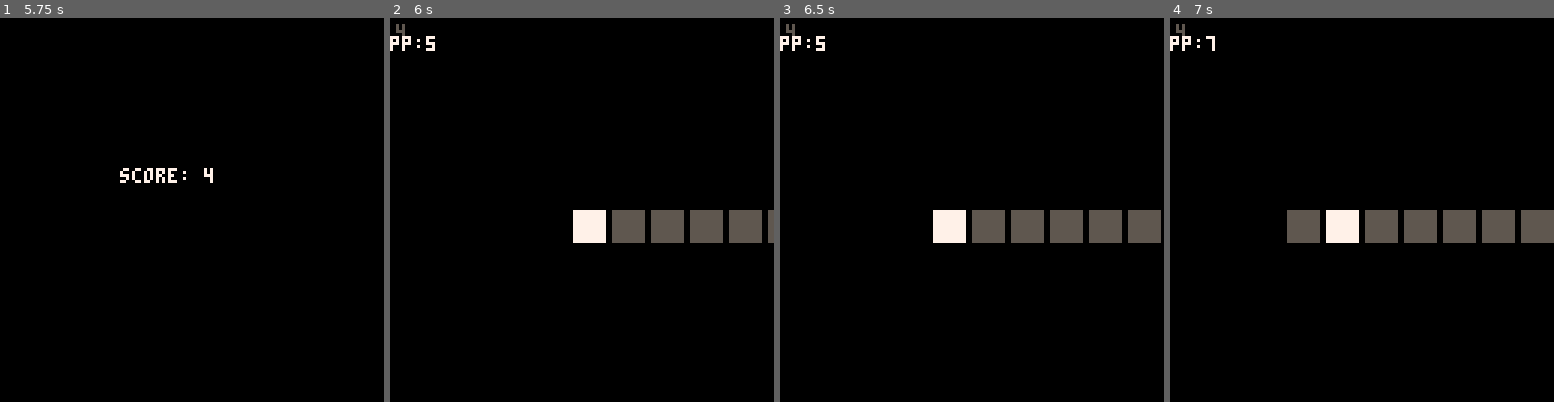
Above: before the commit, frames 1-4 (left to right).
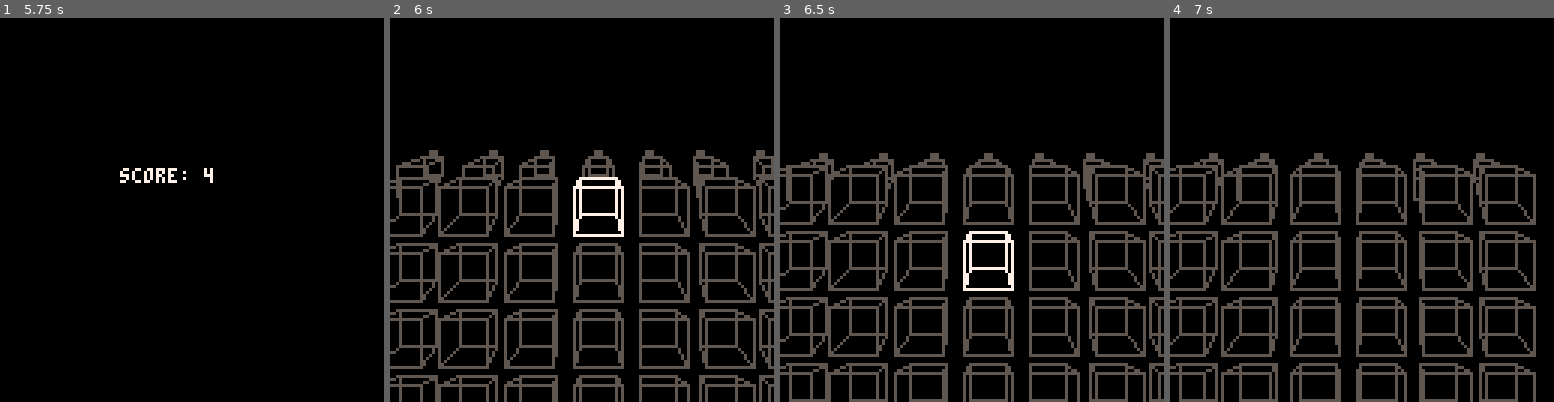
Above: after the commit, the same moments.

Repository: abemassry/dimensional-jump
Game: PICO-8 cartridge dimensional-jump.p8
Same seed, same stepped clock (60 frames per second), same inputs: the game is played once before the commit and once after it.
Inputs:
- Up to frame 1 (5.75 s): tap X (X key) at 0.33, 1.07, 1.85, 2.97, 4.08, 5.2 s; tap O (Z key) at 0.7, 1.7, 2.1, 2.5, 2.9, 3.3, 3.7, 4.1, 4.5, 4.9, 5.3, 5.7 s; hold Right 1.6-2.1 s; hold Up 2.15-2.42 s; hold Right 2.47-3.03 s; hold Left 3.08-3.58 s; hold Down 3.63-3.97 s; hold Right 4.02-4.68 s; hold Up 4.73-5.03 s; hold Left 5.08-5.68 s; hold Down from 5.73 s (still down)
- Up to frame 2 (6 s): keep holding Down
- Up to frame 3 (6.5 s): release Down at 6.03 s; hold Right from 6.08 s (still down); tap O (Z key) at 6.1 s; tap X (X key) at 6.32 s
- Up to frame 4 (7 s): tap O (Z key) at 6.5, 6.9 s; release Right at 6.58 s; hold Right from 6.63 s (still down)

Frame 1 is identical in both runs. In frame 2, 21% of the frame differs, in the area x 0-100%, y 1-100%; in frame 3, 21%; in frame 4, 20%.

Commit message:
fix credits, and social icon sprites

Diff:
--- a/dimensional-jump.p8
+++ b/dimensional-jump.p8
@@ -820,7 +820,7 @@
 	transition_timer = 0
 
 	-- TODO: debug
-	-- level = 2
+	level = 2
 	-- TODO: debug
 	if level == 0 then
 		if (reset_stage) then
@@ -875,55 +875,55 @@
 	pad_left = 4
 	if (credit == 4) then
 		print('game design', 35 + pad_left, 50, 7)
-		spr(79, 28 + pad_left, 55)
+		spr(242, 28 + pad_left, 55)
 		print('@abemassry', 37 + pad_left, 57, 7)
-		spr(79, 21 + pad_left, 62)
+		spr(242, 21 + pad_left, 62)
 		print('@kenjihasegawa', 30 + pad_left, 64, 7)
 	end
 	if (credit == 5) then
 		print('programming', 35 + pad_left, 50, 7)
-		spr(79, 28 + pad_left, 55)
+		spr(242, 28 + pad_left, 55)
 		print('@abemassry', 37 + pad_left, 57, 7)
 	end
 	if (credit == 6) then
 		print('art', 52 + pad_left, 50, 7)
-		spr(79, 28 + pad_left, 55)
+		spr(242, 28 + pad_left, 55)
 		print('@abemassry', 37 + pad_left, 57, 7)
-		spr(79, 21 + pad_left, 62)
+		spr(242, 21 + pad_left, 62)
 		print('@kenjihasegawa', 30 + pad_left, 64, 7)
-		spr(95, 27 + pad_left, 70)
+		spr(243, 27 + pad_left, 70)
 		print('@berrynikki', 36 + pad_left, 71, 7)
 	end
 	if (credit == 7) then
 		print('music', 46 + pad_left, 50, 7)
-		spr(79, 28 + pad_left, 55)
+		spr(242, 28 + pad_left, 55)
 		print('@abemassry', 37 + pad_left, 57, 7)
-		spr(79, 21 + pad_left, 62)
+		spr(242, 21 + pad_left, 62)
 		print('@kenjihasegawa', 30 + pad_left, 64, 7)
 	end
 	if (credit == 8) then
 		print('creative directors', 20 + pad_left, 50, 7)
-		spr(79, 28 + pad_left, 55)
+		spr(242, 28 + pad_left, 55)
 		print('@abemassry', 37 + pad_left, 57, 7)
-		spr(79, 21 + pad_left, 62)
+		spr(242, 21 + pad_left, 62)
 		print('@kenjihasegawa', 30 + pad_left, 64, 7)
-		spr(95, 27 + pad_left, 70)
+		spr(243, 27 + pad_left, 70)
 		print('@berrynikki', 36 + pad_left, 71, 7)
 	end
 
 	if (credit == 10) then
 		print('with love and support from', 6 + pad_left, 50, 7)
-		spr(127, 30 + pad_left, 55)
+		spr(245, 30 + pad_left, 55)
 		print('@mindym121', 38 + pad_left, 57, 7)
-		spr(111, 32 + pad_left, 63)
+		spr(244, 32 + pad_left, 63)
 		print('@un1c0rn', 39 + pad_left, 64, 7)
 		print('@spidermonkey', 29 + pad_left, 71, 7)
-		spr(127, 19 + pad_left, 77)
+		spr(245, 19 + pad_left, 77)
 		print('@siberianfurball', 27 + pad_left, 78, 7)
 	end
 
 	if (credit == 11) then
-		print('dimensional jump', 40 + pad_left, 50, 7)
+		print('dimensional jump', 27 + pad_left, 50, 7)
 		print('the end', 44 + pad_left, 57, 7)
 	end
 
@@ -966,7 +966,7 @@
 		hspr = htxt
 		hspr+=6
 		htxt=hspr+1
-		spr(95, 22 + pad_left, y + hspr)
+		spr(243, 22 + pad_left, y + hspr)
 		print(c, 31 + pad_left, y + htxt, 7)
 	end
 	if (y + htxt < -10) then
@@ -1280,12 +1280,12 @@
 00000000000000000000000000000000000000000000000000000000000000000000000000000000000000000000000000000000000000000000000000000000
 00000000000000000000000000000000000000000000000000000000000000000000000000000000000000000000000000000000000000000000000000000000
 00000000000000000000000000000000000000000000000000000000000000000000000000000000000000000000000000000000000000000000000000000000
-0000000000000000000000000000000000000000000000000000000000000000000000000bbbbbb0057557500555555077777777777777000777777005555550
-0000000000000000000000000000000000000000000000000000000000777700000000000bbbbbb0057557500777777000000000000000000777777005555550
-0000000000000000000000000000000000000000000000000007700000777700000000000bbbbbb0057557500555555000000000000000000777777005555550
-0000000000000000000000000000000000000000000000000007700000777700000000000bbbbbb0057557500555555077777777777777000777777005555550
-0000000000000000000000000000000000000000000000000000000000777700000000000bbbbbb0057557500777777000000000000000000777777005555550
-0000000000000000000000000000000000000000000000000000000000000000000000000bbbbbb0057557500555555000000000000000000777777005555550
+0000000000000000cc000cc002222222000800000cd444500000000000000000000000000bbbbbb0057557500555555077777777777777000777777005555550
+00000000000000000cc0cccc020000020097f0000e4554400000000000777700000000000bbbbbb0057557500777777000000000000000000777777005555550
+0000000000000000ccccccc0020202020a777e00045115400007700000777700000000000bbbbbb0057557500555555000000000000000000777777005555550
+000000000000000000ccccc00200002000b7d0000f5015f00007700000777700000000000bbbbbb0057557500555555077777777777777000777777005555550
+000000000000000000cccc0002202200000c00000ff55ff00000000000777700000000000bbbbbb0057557500777777000000000000000000777777005555550
+0000000000000000ccccc00000020000000000000ffffff00000000000000000000000000bbbbbb0057557500555555000000000000000000777777005555550
 00000000000000000000000000000000000000000000000000000000000000000000000000000000000000000000000077777777777777000000000000000000
 __map__
 000102030405060708090a0b0c0d0e0f000000000000000000000000000000000000000000000000000000000000000000000000000000000000000000000000000000000000000000000000000000000000000000000000000000000000000000000000000000000000000000000000ffffffffffffffffffffffffffffffff
